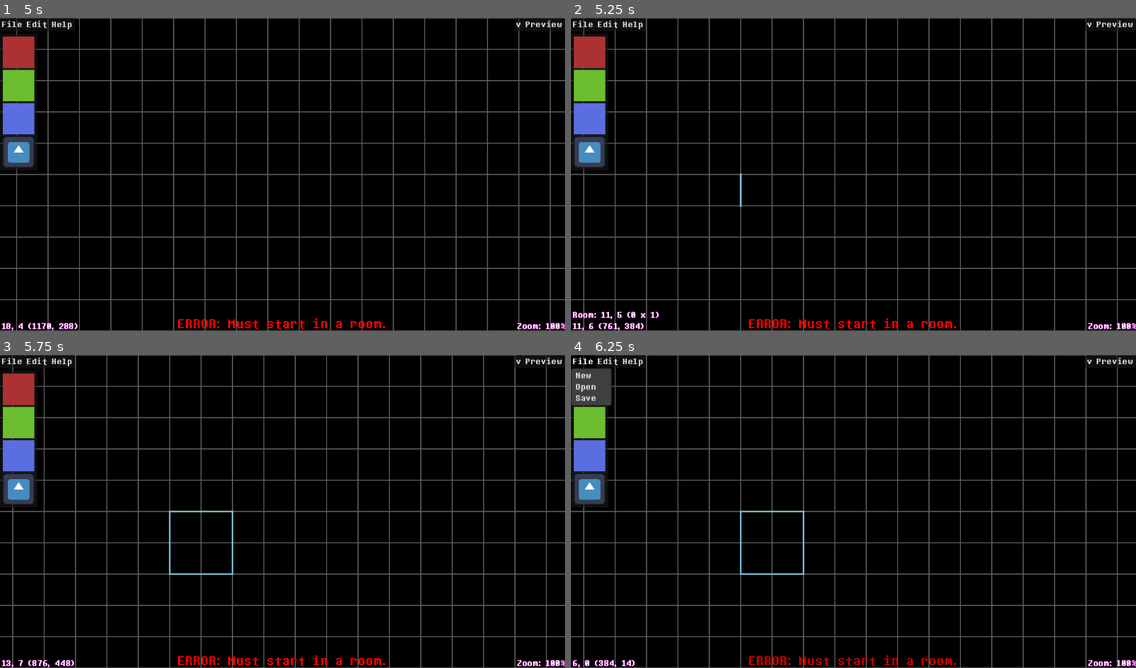
Above: before the commit, frames 1-4 (two rows, left to right).
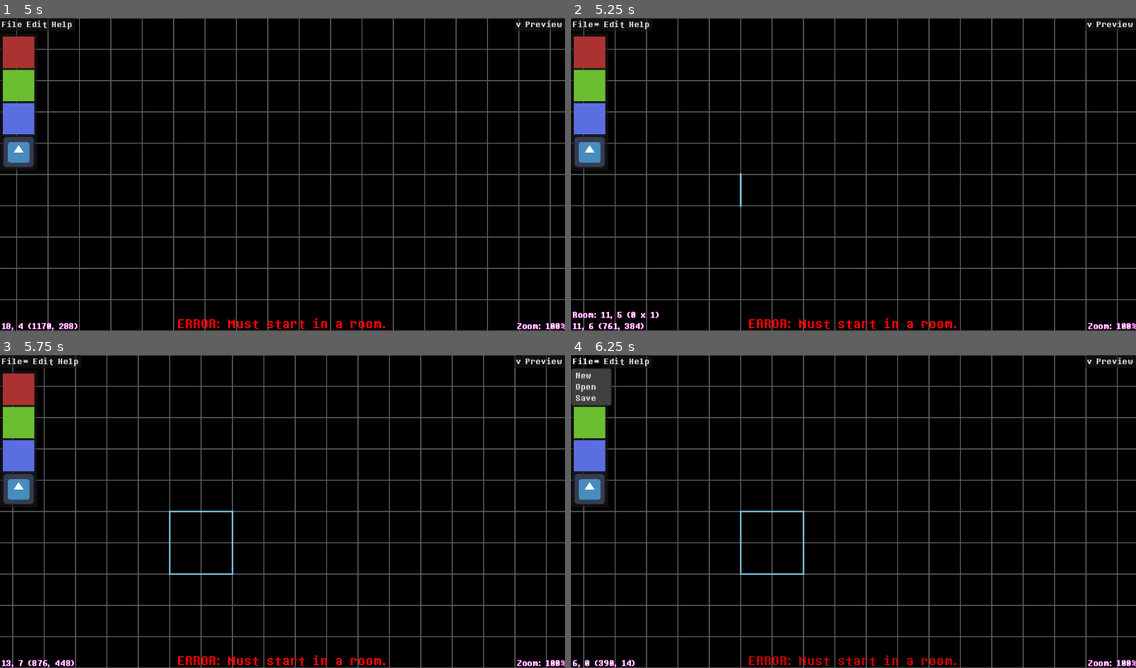
Above: after the commit, the same moments.

Repository: LunarTides/nutdealer
Game: Godot game, scene res://scenes/ui/creator/dark_world_ui.tscn
The game is run twice, just before and just after one commit, with the same random seed, the same clock (stepped at 60 frames per second) and the same inputs. This scene is started directly instead of the project's main scene. The engine's default icon, where the game draws it, is replaced by a stand-in: a white triangle on a blue panel in a dark square.
Inputs (mouse positions are in pixels of both pictures, inside the frame that each line leads up to):
- Up to frame 1 (5 s): click "File" at 0.5 s; click "Edit" at 1.25 s; click "v" at 2 s; click "Preview" at 2.75 s; click "Help" at 3.5 s; tap Enter at 4.25 s; move the mouse to (406, 158) at 4.27 s; hold D (editor_pan_right) from 4.28 s (still down); tap Z (interact) at 4.35 s; click (406, 158) at 4.42 s
- Up to frame 2 (5.25 s): release D (editor_pan_right) at 5 s; drag from (740, 190) to (825, 237) at 5.02 s
- Up to frame 3 (5.75 s): no input
- Up to frame 4 (6.25 s): click "File" (after the commit: "File*") at 5.75 s

Frame 1 is identical in both runs. In frame 2, 0.1% of the frame differs, in the area x 4-15%, y 0-5%; in frame 3, 0.1%; in frame 4, 0.2%, in the area x 4-15%, y 0-100%.

Commit message:
Show dirty flag as a star in "File" menu button text

Diff:
--- a/scenes/ui/creator/actions.gd
+++ b/scenes/ui/creator/actions.gd
@@ -14,6 +14,13 @@
 	)
 	Game.play_end.connect(func() -> void:
 		preview_button.text = "Preview"
+	)
+	# If the creator becomes dirty, add a star next to the "File" menu button.
+	Creator.dirty_changed.connect(func() -> void:
+		if Creator.dirty:
+			file_menu_button.text = "File*"
+		else:
+			file_menu_button.text = "File"
 	)
 
 	setup_menu_buttons()
--- a/scenes/ui/creator/dark_world_ui.tscn
+++ b/scenes/ui/creator/dark_world_ui.tscn
@@ -55,10 +55,9 @@
 anchor_bottom = 0.5
 
 [node name="Actions" type="HBoxContainer" parent="CanvasLayer" unique_id=1316105465 node_paths=PackedStringArray("file_menu_button", "edit_menu_button", "help_menu_button", "preview_options_menu_button", "preview_button")]
-offset_right = 153.0
+offset_right = 131.0
 offset_bottom = 27.0
-grow_horizontal = 0
-size_flags_vertical = 0
+size_flags_horizontal = 3
 theme_override_constants/separation = 0
 script = ExtResource("10_evxai")
 file_menu_button = NodePath("FileMenuButton")
@@ -69,6 +68,7 @@
 
 [node name="FileMenuButton" type="MenuButton" parent="CanvasLayer/Actions" unique_id=1081868281]
 layout_mode = 2
+size_flags_horizontal = 6
 text = "File"
 flat = false
 switch_on_hover = true
--- a/scripts/creator/creator.gd
+++ b/scripts/creator/creator.gd
@@ -3,6 +3,7 @@
 signal creator_enabled
 signal creator_disabled
 signal mode_changed(old: Mode, new: Mode)
+signal dirty_changed
 
 const PLAYER: PackedScene = preload("uid://cbbmactdk1u14")
 const CREATOR_FIRST_SAVE_DIALOGUE: PackedScene = preload("uid://24k3h1cax05e")
@@ -29,8 +30,11 @@
 		else:
 			creator_disabled.emit()
 var world_name: String
-# TODO: Show this dirty flag in-editor.
-var dirty: bool = false
+var dirty: bool = false:
+	set(value):
+		if dirty != value:
+			dirty = value
+			dirty_changed.emit()
 var dark_world_ui: CreatorDarkWorldUI
 var feedback_label: Label
 
